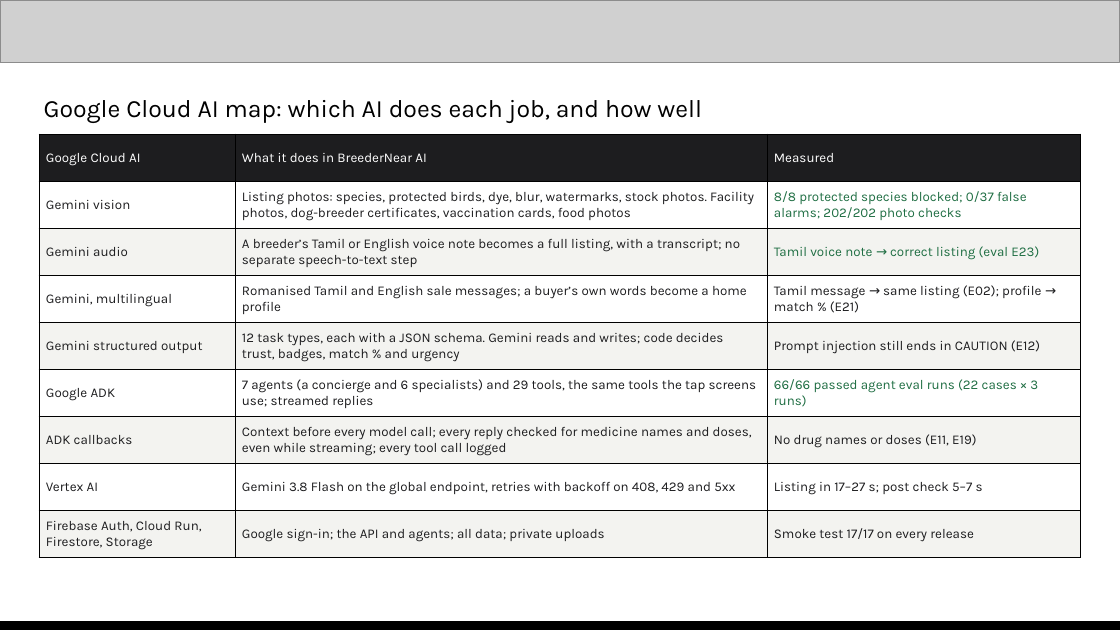
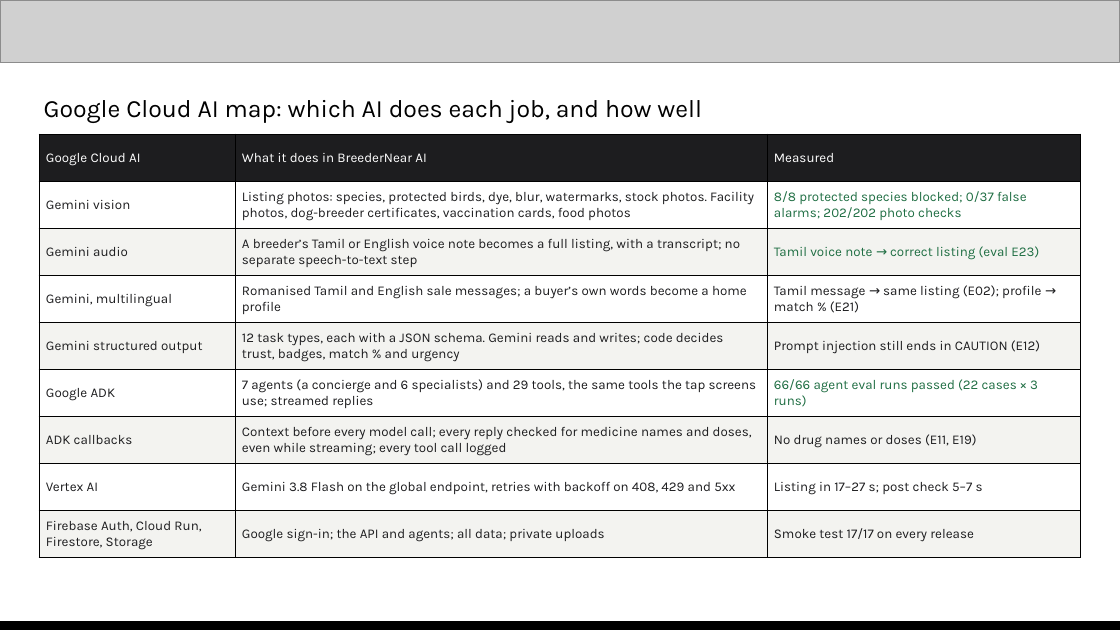
Before and after one commit to sudarsan-22/breedernear-ai, a slide deck: slide 10 of docs/submission/BreederNear-AI-deck.pptx. Drawn at 1120x630 pixels with LibreOffice and Linux fonts; fonts in the diff are those of the drawing; grey boxes stand for pictures. Boxes give left, top, right and bottom in pixels: in the first picture for what was removed or moved away, otherwise in the second. Text is boxed around its words. In the diff, an @@ line names an element or a change of style, - is before the commit and + after.

```diff
--- a/docs/submission/BreederNear-AI-deck.pptx
+++ b/docs/submission/BreederNear-AI-deck.pptx
@@ table at [39,134,1081,558] @@
-row 6, column 3: 66/66 passed agent eval runs (22 cases × 3 runs)
+row 6, column 3: 66/66 agent eval runs passed (22 cases × 3 runs)
```
Also in this commit, not shown: 1 other slide changed, 2 other files.
